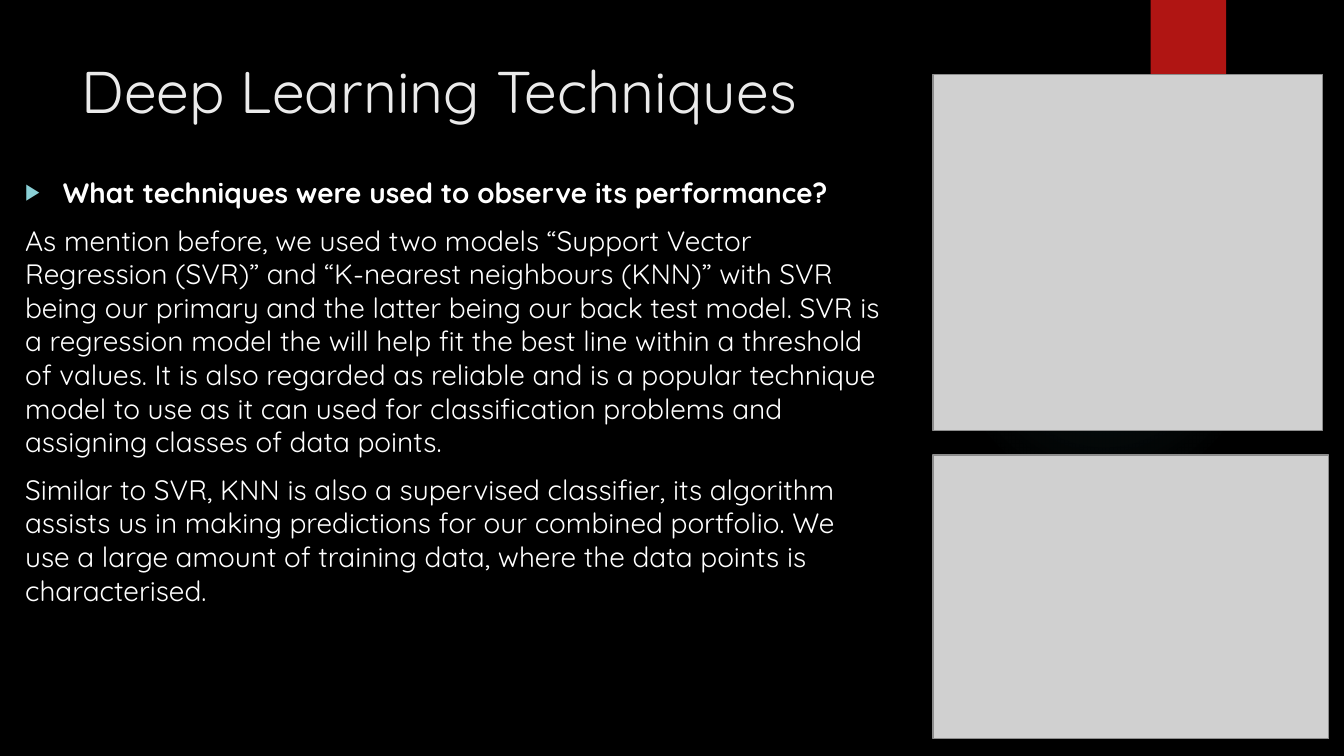
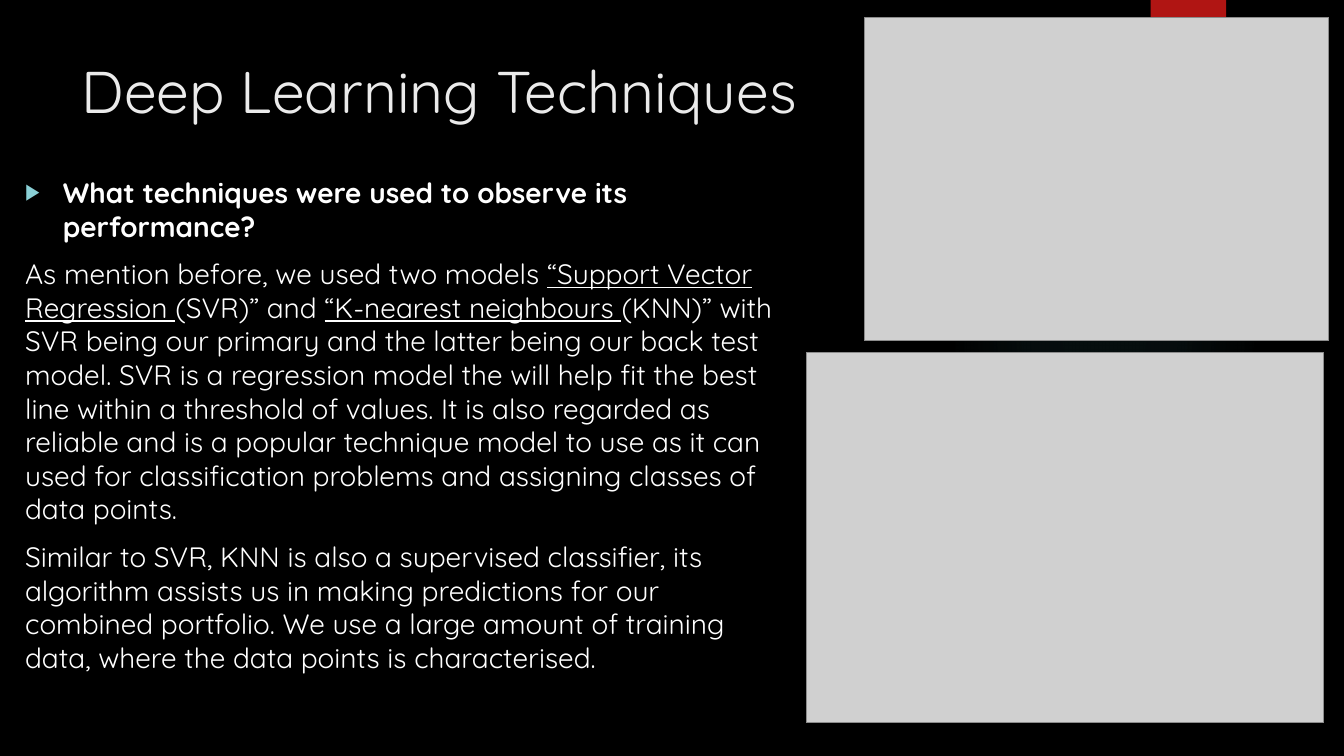
Before and after one commit to Damien-Nguyen/Analysis-of-Optimal-Investment-Portfolio, a slide deck: slide 5 of Stock Price Predictions & Analysis.pptx. Drawn at 1344x756 pixels with LibreOffice and Linux fonts; fonts in the diff are those of the drawing; grey boxes stand for pictures; background and template pictures are left out. Boxes give left, top, right and bottom in pixels: in the first picture for what was removed or moved away, otherwise in the second. Text is boxed around its words. In the diff, an @@ line names an element or a change of style, - is before the commit and + after.

Commit message:
final

```diff
--- a/Stock Price Predictions & Analysis.pptx
+++ b/Stock Price Predictions & Analysis.pptx
@@ picture: place and size @@
-picture at (934,75,1323,431)
+picture at (864,17,1329,341)
@@ text at (25,263,772,525): underline on in "“Support Vector Regression “K-nearest neighbours" @@
@@ picture: place and size @@
-picture at (934,455,1330,738)
+picture at (807,353,1324,724)
```
Also in this commit, not shown: 1 other slide changed, 1 slide added.
